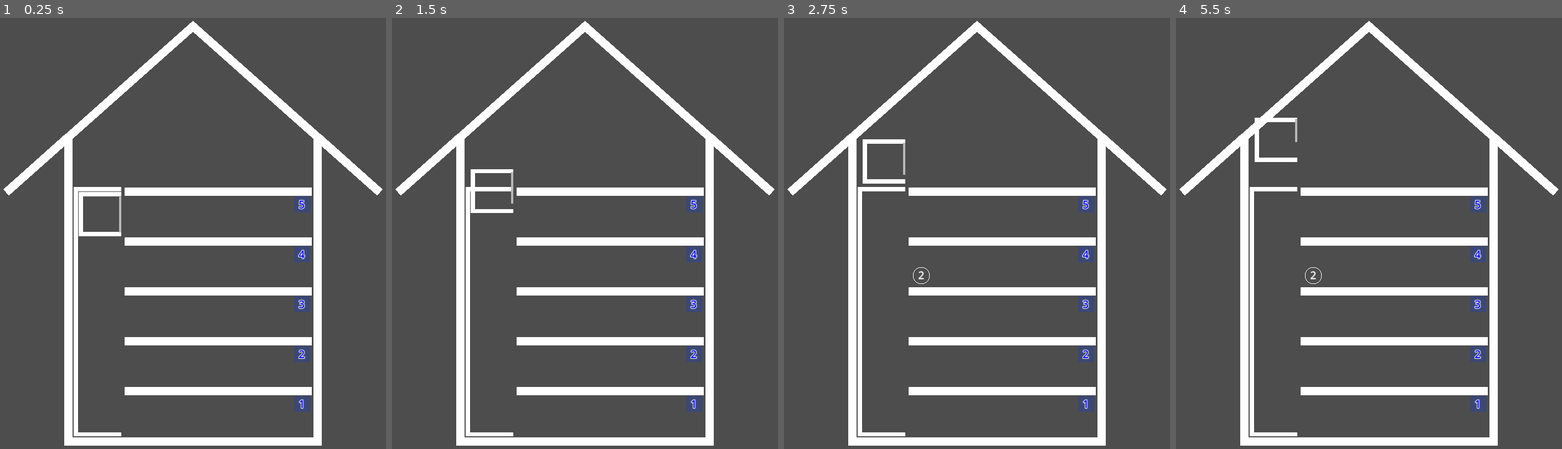
Above: before the commit, frames 1-4 (left to right).
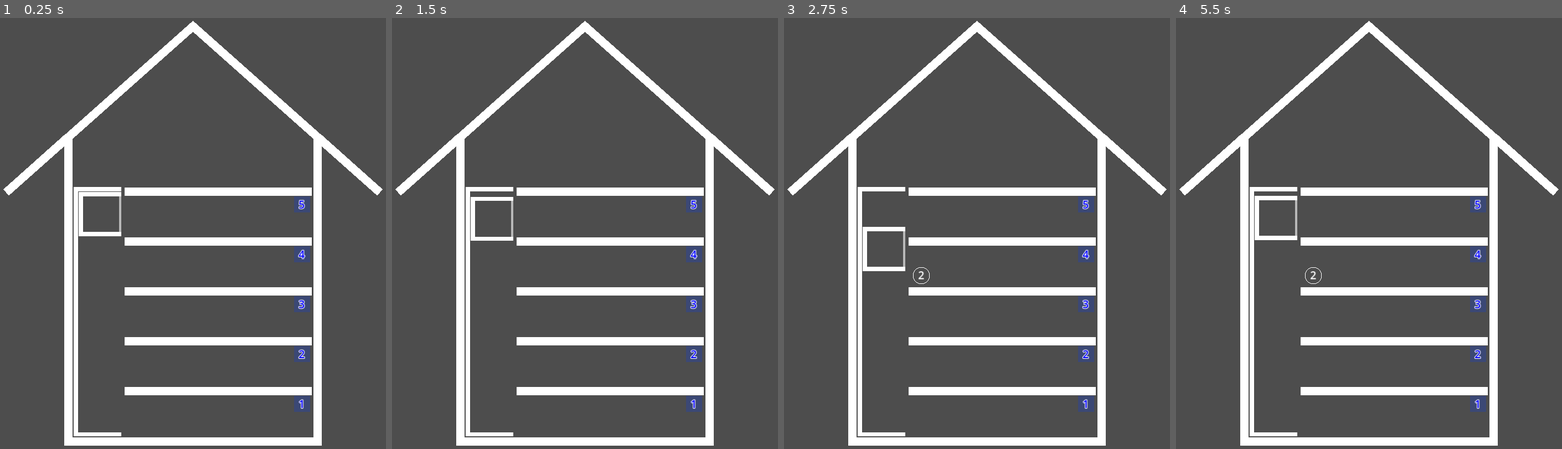
Above: after the commit, the same moments.

Repository: gilad905/elevator-boy
Game: Godot game, scene res://scenes/main.tscn
Two runs of this game, one before a commit and one after it. Both use one fixed random seed, a clock stepped at 60 frames per second and the inputs below.
Inputs:
- Up to frame 1 (0.25 s): no input
- Up to frame 2 (1.5 s): tap Enter at 0.5 s; hold Up (elevator_move_up) 0.53-1.28 s; tap Space (door_toggle) at 0.6, 1.35 s; hold Down (elevator_move_down) from 1.28 s (still down)
- Up to frame 3 (2.75 s): release Down (elevator_move_down) at 2.03 s; hold Up (elevator_move_up) from 2.03 s (still down); tap Space (door_toggle) at 2.1 s
- Up to frame 4 (5.5 s): tap Space (door_toggle) every 0.75 s from 2.85 to 5.1 s; release Up (elevator_move_up) at 3.53 s; hold Down (elevator_move_down) from 3.53 s (still down)

The runs differ from the first frame. In frame 1, less than 0.1% of the frame differs, in the area x 30-32%, y 41-50%; in frame 2, 0.6%; in frame 3, 0.7%, in the area x 20-32%, y 28-59%; in frame 4, 0.7%.

Commit message:
door no toggle if moving; refarctoring

Diff:
--- a/scenes/main.tscn
+++ b/scenes/main.tscn
@@ -31,7 +31,8 @@
 metadata/_edit_lock_ = true
 
 [node name="Door" type="Line2D" parent="ElevatorWrap/Elevator"]
-points = PackedVector2Array(53.5, 8, 53.5, 52)
+position = Vector2(0, 8.5)
+points = PackedVector2Array(53.5, 0, 53.5, 43)
 width = 3.0
 default_color = Color(0.720467, 0.720468, 0.720467, 1)
 script = ExtResource("3_3jsbd")
--- a/scripts/door.gd
+++ b/scripts/door.gd
@@ -8,10 +8,6 @@
 signal door_opened
 
 func _process(delta: float) -> void:
-	if Input.is_action_just_pressed("door_toggle"):
-		var is_opening = [State.open, State.opening].has(current_state)
-		current_state = State.closing if is_opening else State.opening
-
 	if [State.opening, State.closing].has(current_state):
 		var is_opening = current_state == State.opening
 		var target_y = 0 if is_opening else 1
@@ -19,11 +15,15 @@
 			scale.y = target_y
 			var target_state = State.open if is_opening else State.closed
 			current_state = target_state
-			var state_desc = "open" if target_state == State.open else "closed"
-			print("Door is now " + state_desc)
+			# var state_desc = "open" if target_state == State.open else "closed"
+			# print("Door is now " + state_desc)
 			if current_state == State.open:
 				door_opened.emit()
 		else:
 			var delta_factor = -1 if is_opening else 1
 			var delta_y = delta * delta_factor * move_speed
 			scale.y = clamp(scale.y + delta_y, 0, 1)
+
+func toggle_state() -> void:
+	var is_opening = [State.open, State.opening].has(current_state)
+	current_state = State.closing if is_opening else State.opening
--- a/scripts/elevator.gd
+++ b/scripts/elevator.gd
@@ -5,20 +5,22 @@
 var current_floor_num: int
 var floor_height: int
 var is_moving: bool = false
-var persons: Node2D
 
 func _ready() -> void:
 	current_floor_num = Global.floor_count
-	persons = get_node("Persons")
 	var floor_shape: CollisionShape2D = get_node("/root/Main/Floors/Floor_1/CollisionShape2D")
 	floor_height = floor_shape.shape.size.y
+
+func _process(_delta: float) -> void:
+	if Input.is_action_just_pressed("door_toggle"):
+		if not is_moving:
+			$Door.toggle_state()
 
 func go_to_floor(floor_num: int) -> void:
 	if is_moving:
 		return
 
-	var in_bounds = floor_num >= 1 or floor_num <= Global.floor_count
-	assert(in_bounds, "Target floor is out of bounds")
+	assert(is_floor_in_bounds(floor_num), "Target floor is out of bounds")
 
 	var floor_delta = current_floor_num - floor_num
 	var target_y = position.y + floor_delta * floor_height
@@ -34,10 +36,12 @@
 
 func move_one_floor(go_up: bool) -> void:
 	var target_floor: int = current_floor_num + (1 if go_up else -1)
+	if not is_floor_in_bounds(target_floor):
+		return
 	go_to_floor(target_floor)
 
 func add_person(person):
-	persons.add_child(person)
+	$Persons.add_child(person)
 	var i = person.get_index()
 	var _position = get_person_position(i)
 	person.position = _position
@@ -49,7 +53,10 @@
 	return Vector2(x, 25)
 
 func remove_persons_in_dest() -> void:
-	for person in persons.get_children():
+	for person in $Persons.get_children():
 		if person.dest == current_floor_num:
-			persons.remove_child(person)
+			$Persons.remove_child(person)
 			person.queue_free()
+
+func is_floor_in_bounds(floor_num: int) -> bool:
+	return floor_num >= 1 and floor_num <= Global.floor_count
--- a/scripts/floor.gd
+++ b/scripts/floor.gd
@@ -1,13 +1,10 @@
 class_name Floor extends Area2D
 
-var persons: Node2D
-
 func _ready() -> void:
-	persons = get_node("Persons")
-	get_node("FloorNum").text = str(get_index() + 1)
+	$FloorNum.text = str(get_index() + 1)
 
 func add_person(person) -> void:
-	persons.add_child(person)
+	$Persons.add_child(person)
 	var i = person.get_index()
 	var _position = get_person_position(i)
 	person.position = _position
@@ -19,10 +16,10 @@
 	return Vector2(x, 25)
 
 func enter_elevator_next() -> void:
-	if persons.get_child_count() == 0:
+	if $Persons.get_child_count() == 0:
 		return
 
-	var person = persons.get_child(0)
-	persons.remove_child(person)
+	var person = $Persons.get_child(0)
+	$Persons.remove_child(person)
 	var elevator = get_node("/root/Main/ElevatorWrap/Elevator")
 	elevator.add_person(person)
--- a/scripts/global.gd
+++ b/scripts/global.gd
@@ -5,5 +5,4 @@
 var person_spacing: int = 5
 
 func _ready() -> void:
-    var root = get_tree().root
-    floor_count = root.get_node("Main/Floors").get_child_count()
+    floor_count = get_node("/root/Main/Floors").get_child_count()
--- a/scripts/main.gd
+++ b/scripts/main.gd
@@ -1,20 +1,18 @@
 extends Node2D
 
 var elevator: Node2D
-var door: Node2D
 
 func _ready() -> void:
+	elevator = $ElevatorWrap/Elevator
 	await get_tree().create_timer(2).timeout
 	_on_persons_timer_timeout()
 	$Persons/PersonsTimer.start()
-	elevator = $ElevatorWrap/Elevator
-	door = elevator.get_node("Door")
 
 func _process(_delta: float) -> void:
-	if Input.is_action_pressed("elevator_move_down"):
-		$ElevatorWrap/Elevator.move_one_floor(false)
-	elif Input.is_action_pressed("elevator_move_up"):
-		$ElevatorWrap/Elevator.move_one_floor(true)
+	if Input.is_action_pressed("elevator_move_up"):
+		elevator.move_one_floor(true)
+	elif Input.is_action_pressed("elevator_move_down"):
+		elevator.move_one_floor(false)
 
 func _input(event: InputEvent) -> void:
 	if event.is_action_pressed("exit"):
@@ -24,7 +22,6 @@
 	$Persons.add_person()
 
 func _on_door_opened():
-	pass
-	# elevator.remove_persons_in_dest()
-	# var current_floor = $Floors.get_floor(elevator.current_floor_num)
-	# current_floor.enter_elevator_next()
+	elevator.remove_persons_in_dest()
+	var current_floor = $Floors.get_floor(elevator.current_floor_num)
+	current_floor.enter_elevator_next()
--- a/scripts/person.gd
+++ b/scripts/person.gd
@@ -8,5 +8,4 @@
 
 func set_dest(_dest: int) -> void:
 	dest = _dest
-	var label = get_node("./Label")
-	label.text = str(_dest)
+	$Label.text = str(_dest)
